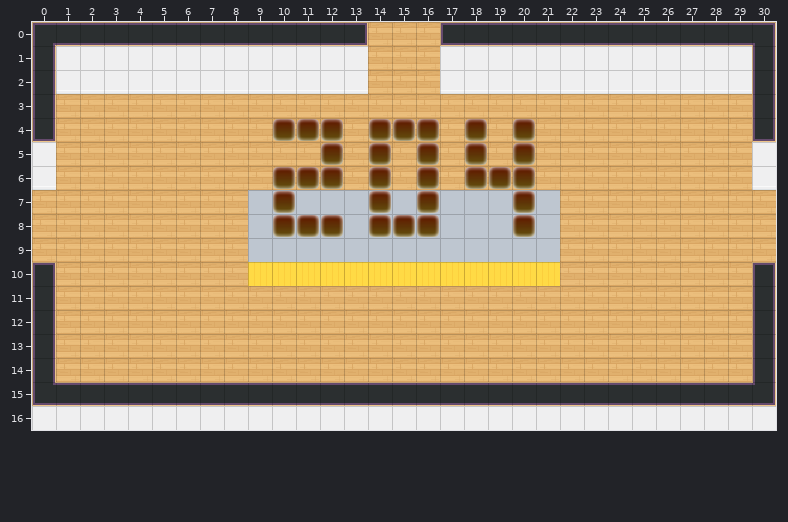
Level history. Tiled map (JSON): dist/map/204.json. The first picture shows the starting point.
Cells are 32x32 px. Shown: x 0..30, y 0..16.
And afterwards:
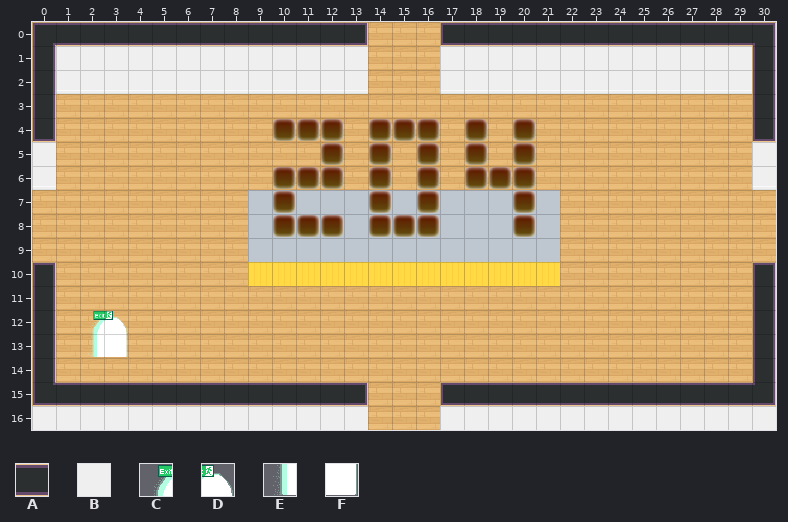
Key: from "tileset5_export": A 56, B 62; from "worldExit": C 0, D 1, E 2, F 3.
_ is an empty cell, # one hidden under a higher layer, . an unchanged one.
Tiles of an added or newly shown layer are drawn over the layers below it.
Difference:
--- layer "block-south" (now hidden)
@@ x 14..16 @@
-15 ###
-16 ###
+15 ___
+16 ___
--- layer "door-south" (now hidden)
@@ x 13..17 @@
-15 AAAAA
-16 .BBB.
+15 _____
+16 .___.
--- layer "LOBBY" (added)
@@ x 2..3 @@
-12 __
-13 __
+12 CD
+13 EF
